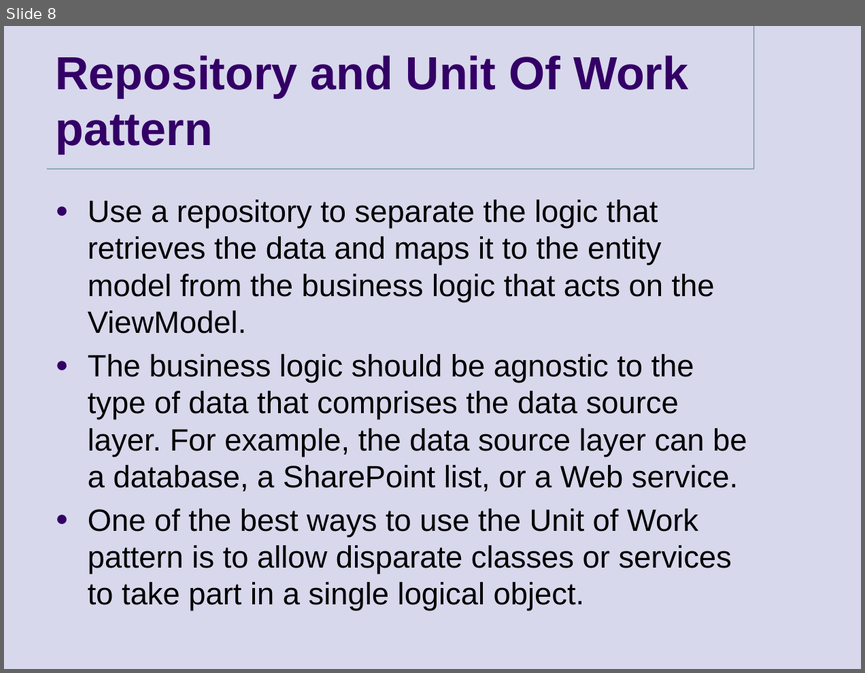
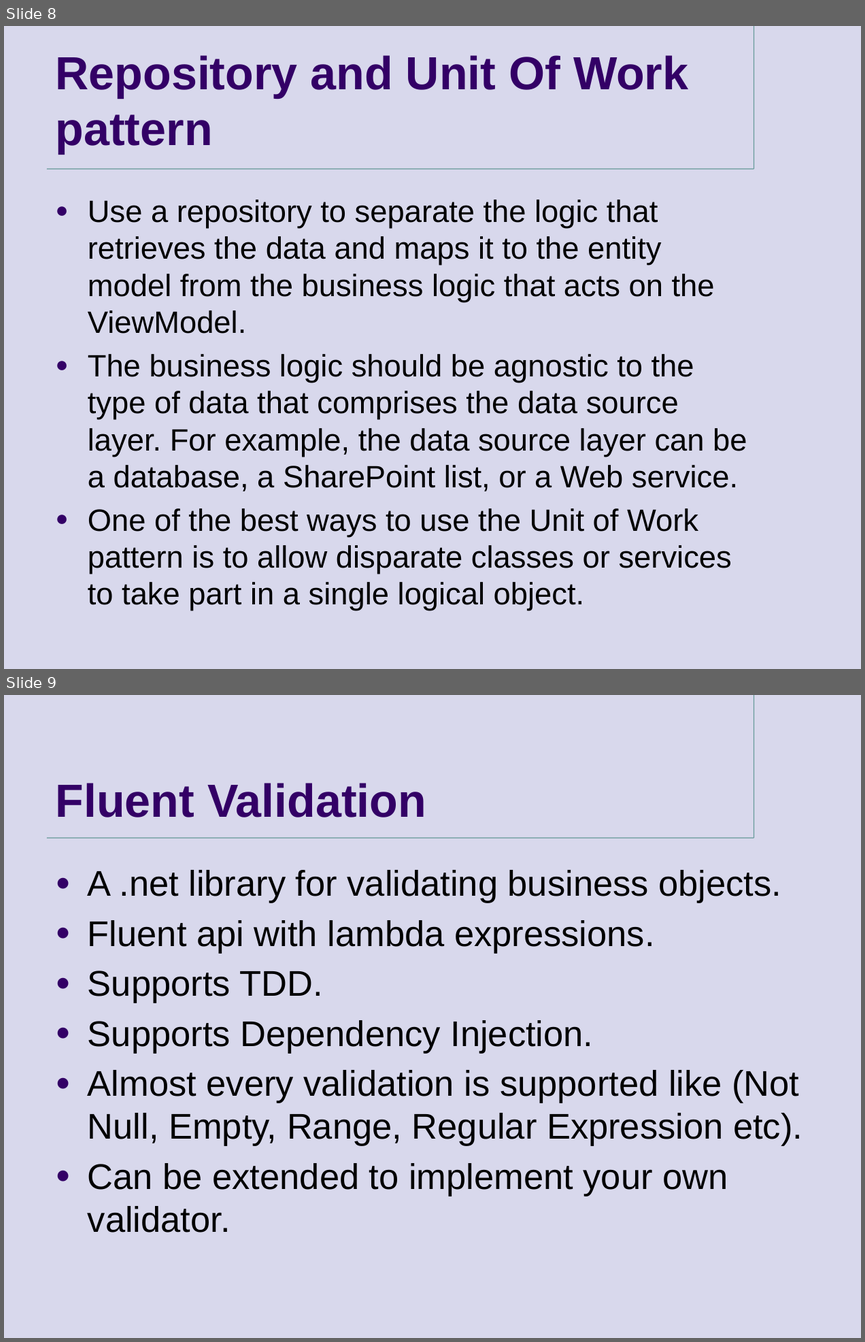
Before and after one commit to goldytech/QTec-II, a slide deck: QTec/Presentation.pptx. Shown one above the other, each under a label of ours: slide 8 before the commit, slides 8 and 9 after it. The pictures are 865x673 and 865x1342 pixels, drawn with LibreOffice and Linux fonts; fonts in the diff are those of the drawing; background and template pictures are left out. Boxes give left, top, right and bottom in pixels: in the first picture for what was removed or moved away, otherwise in the second. Text is boxed around its words. In the diff, an @@ line names an element or a change of style, - is before the commit and + after.

```diff
--- a/QTec/Presentation.pptx
+++ b/QTec/Presentation.pptx
@@ slide 9 added at <box>4,695,861,1338</box>, background #D8D8EC; not listed: 2 template elements that a slide beside it also shows @@
@@ title added at <box>56,783,426,817</box>, 39 pt, text #330066, bold @@
+Fluent Validation
@@ text added at <box>88,870,802,1232</box>, 30 pt, text #000000 @@
+● A .net library for validating business objects.
+● Fluent api with lambda expressions.
+● Supports TDD.
+● Supports Dependency Injection.
+● Almost every validation is supported like (Not Null, Empty, Range, Regular Expression etc).
+● Can be extended to implement your own validator.
```
Also in this commit, not shown: 1 slide changed, 2 other slides added, 6 slides removed, 2 other files.
